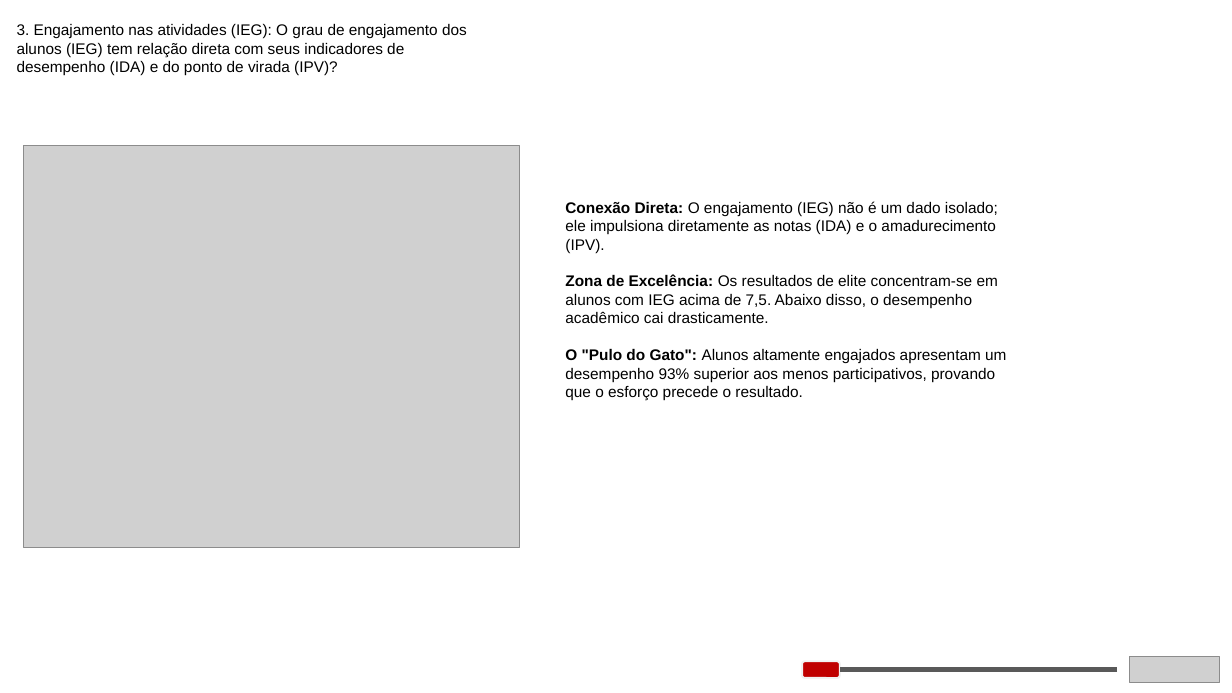
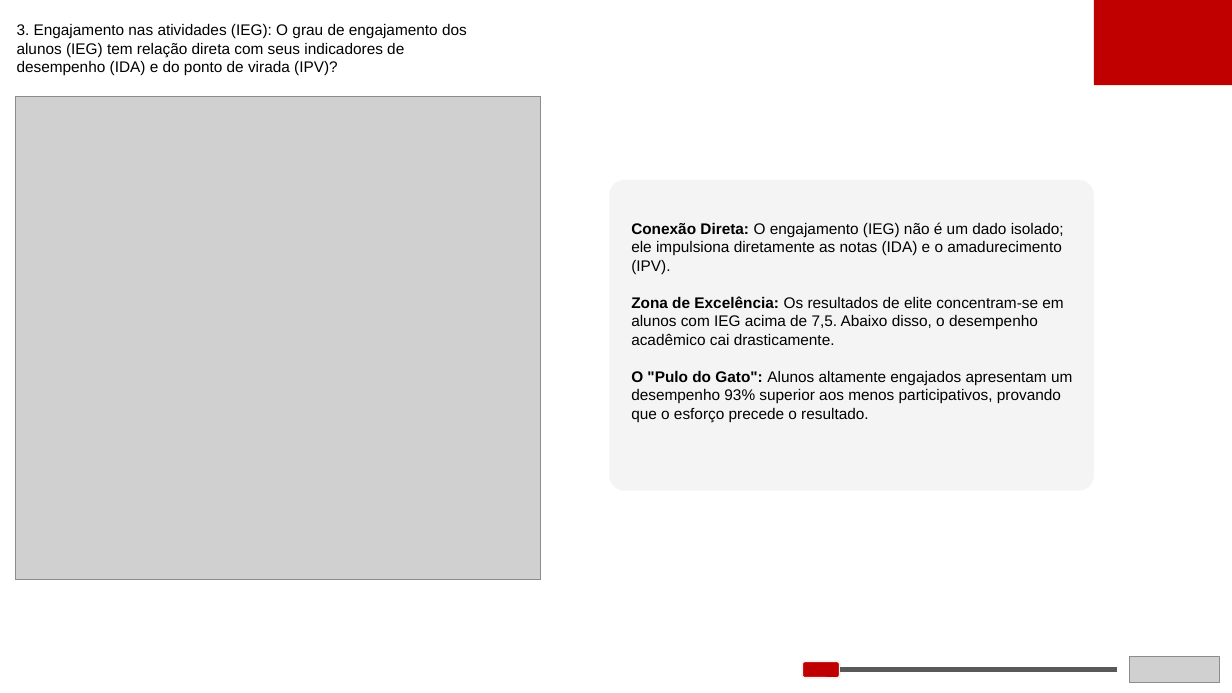
Before and after one commit to vbomura/tc5, a slide deck: slide 6 of Apresentacao/Apresentação_Datathon.pptx. Drawn at 1232x693 pixels with LibreOffice and Linux fonts; fonts in the diff are those of the drawing; grey boxes stand for pictures. Boxes give left, top, right and bottom in pixels: in the first picture for what was removed or moved away, otherwise in the second. Text is boxed around its words. In the diff, an @@ line names an element or a change of style, - is before the commit and + after.

```diff
--- a/Apresentacao/Apresentação_Datathon.pptx
+++ b/Apresentacao/Apresentação_Datathon.pptx
@@ rectangle added at box(1094, 0, 1232, 85), fill #C00000 @@
@@ picture: place and size @@
-picture at box(24, 145, 519, 547)
+picture at box(16, 96, 542, 579)
@@ rounded rectangle added at box(610, 180, 1094, 491), fill #F2F2F2 at 81% opacity @@
@@ text "Conexão Direta: O engajamento (IEG) ...": place and size @@
-text "Conexão Direta: O engajamento (IEG) ..." at box(565, 201, 1006, 401)
+text "Conexão Direta: O engajamento (IEG) ..." at box(631, 222, 1072, 422)
```
Also in this commit, not shown: 12 other slides changed, 1 slide added, 1 slide removed.
